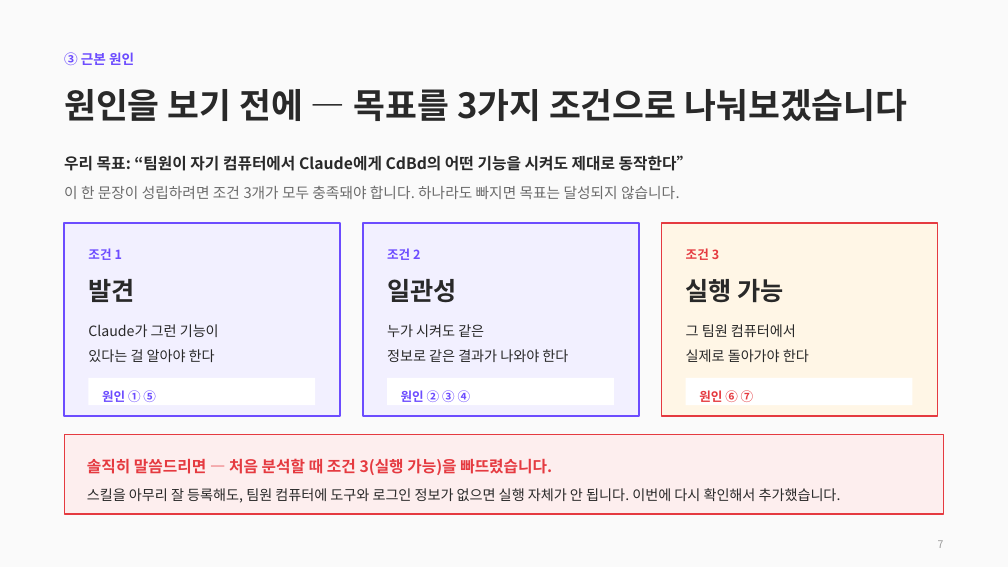
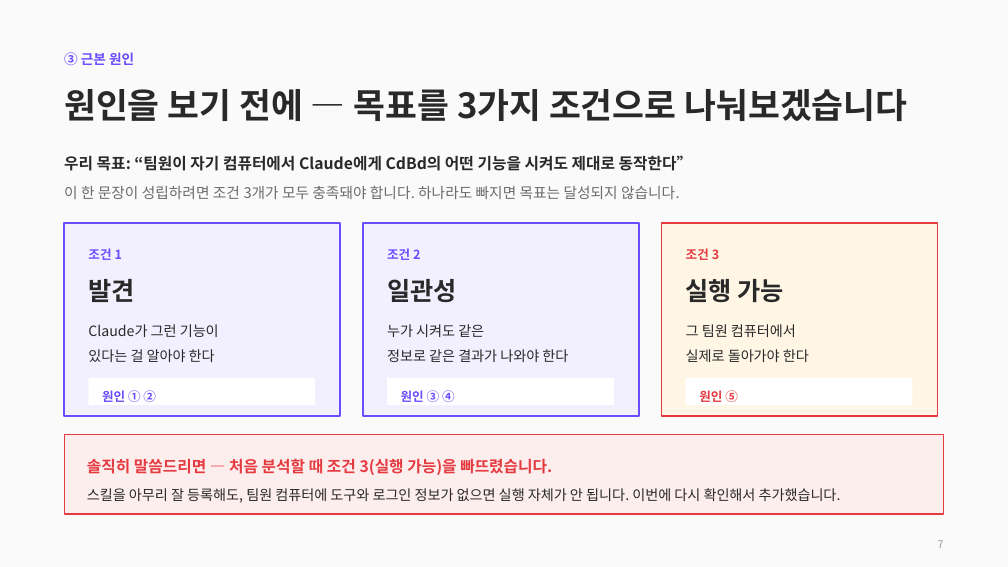
Before and after one commit to CdBd-in/design, a slide deck: slide 7 of CdBd 문서 체계 진단 및 개편 제안.pptx. Drawn at 1008x567 pixels with LibreOffice and Linux fonts; fonts in the diff are those of the drawing. Boxes give left, top, right and bottom in pixels: in the first picture for what was removed or moved away, otherwise in the second. Text is boxed around its words. In the diff, an @@ line names an element or a change of style, - is before the commit and + after.

```diff
--- a/CdBd 문서 체계 진단 및 개편 제안.pptx
+++ b/CdBd 문서 체계 진단 및 개편 제안.pptx
@@ text at (x1=102, y1=390, x2=156, y2=402): text changed @@
-원인 ① ⑤
+원인 ① ②
@@ text at (x1=401, y1=390, x2=455, y2=402): text changed @@
-원인 ② ③ ④
+원인 ③ ④
@@ text at (x1=699, y1=390, x2=738, y2=402): text changed @@
-원인 ⑥ ⑦
+원인 ⑤
```
Also in this commit, not shown: 3 other slides changed, 1 other file.
